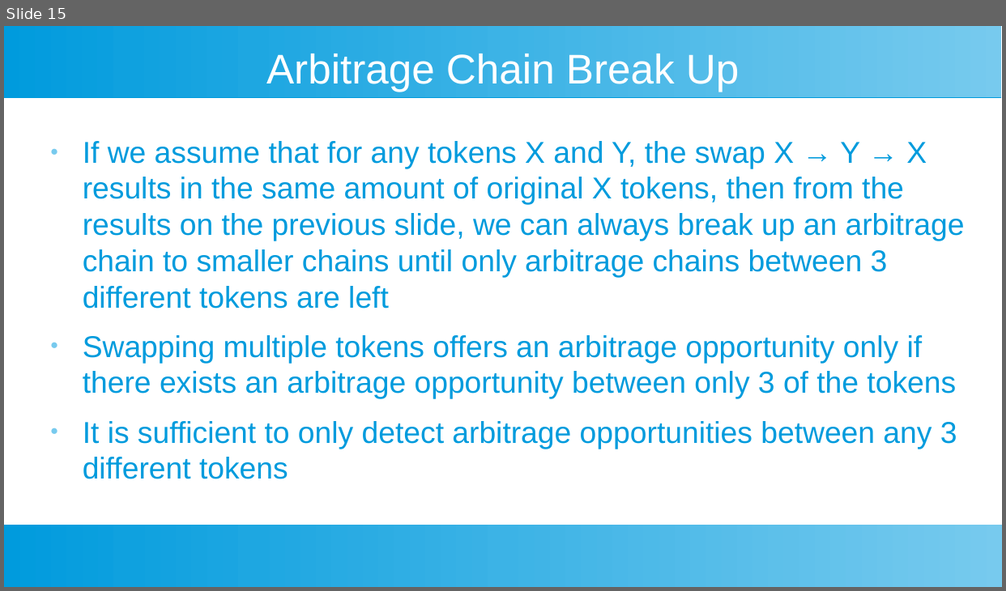
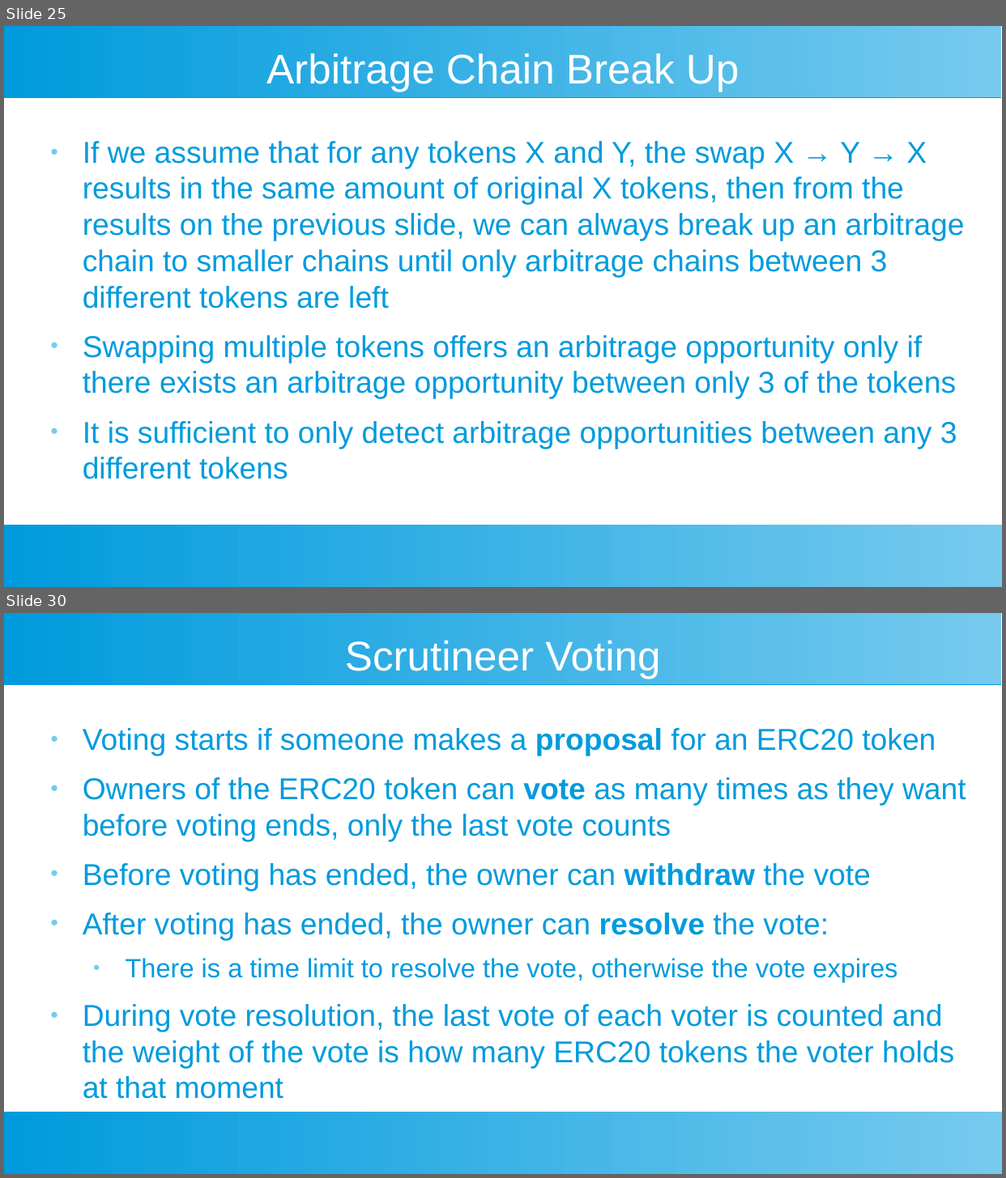
Before and after one commit to toongeorges/cryptoshares, a slide deck: design.odp. Shown one above the other, each under a label of ours: slide 15 before the commit, slides 25 and 30 after it; the slides between them are not shown. The pictures are 1006x591 and 1006x1178 pixels, drawn with LibreOffice and Linux fonts; fonts in the diff are those of the drawing. Boxes give left, top, right and bottom in pixels: in the first picture for what was removed or moved away, otherwise in the second. Text is boxed around its words. In the diff, an @@ line names an element or a change of style, - is before the commit and + after.

```diff
--- a/design.odp
+++ b/design.odp
@@ slide 30 added at [4,613,1002,1174], background #FFFFFF; not listed: 2 template elements that a slide beside it also shows @@
@@ title added at [345,641,660,679], 33 pt, text #FFFFFF @@
+Scrutineer Voting
@@ text added at [83,728,966,1068], 24 pt, text #009BDD @@
+● Voting starts if someone makes a proposal for an ERC20 token
+● Owners of the ERC20 token can vote as many times as they want before voting ends, only the last vote counts
+● Before voting has ended, the owner can withdraw the vote
+● After voting has ended, the owner can resolve the vote:
+  ● There is a time limit to resolve the vote, otherwise the vote expires
+● During vote resolution, the last vote of each voter is counted and the weight of the vote is how many ERC20 tokens the voter holds at that moment
@@ what was slide 15 is now slide 25 @@
```
Also in this commit, not shown: 7 slides changed, 27 other slides added, 1 slide removed.
